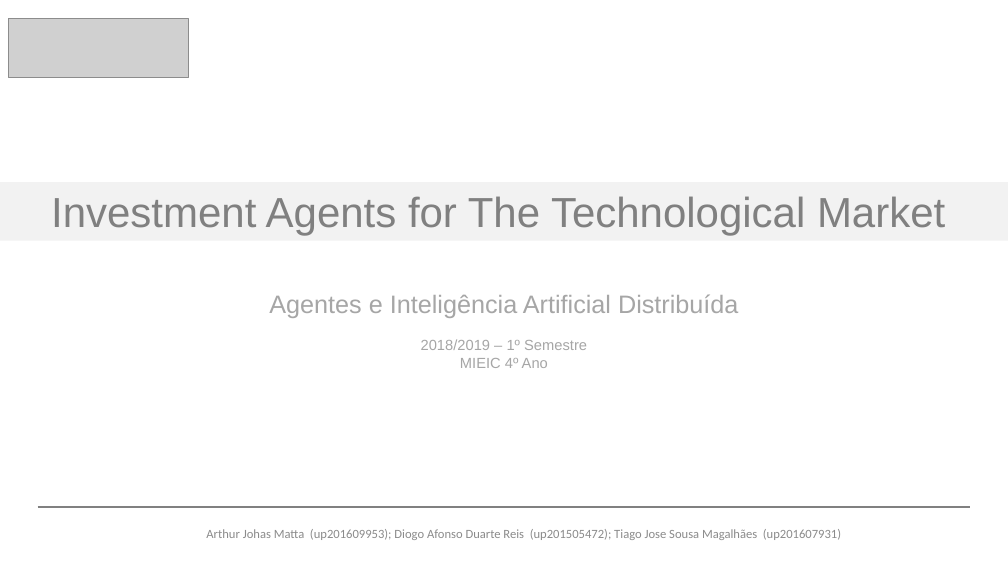
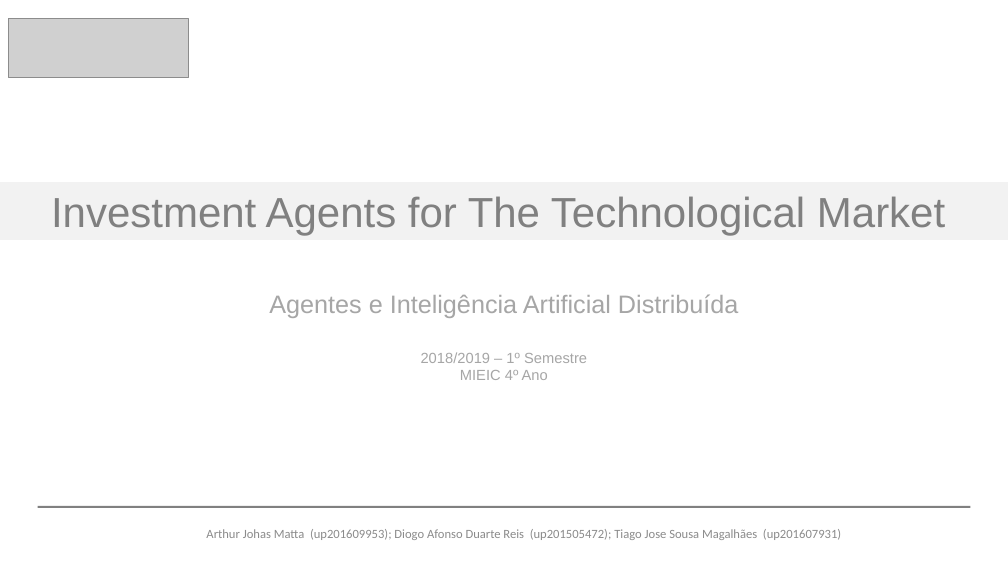
Before and after one commit to Antypurus/AIAD, a slide deck: slide 1 of docs/Presentation1.pptx. Drawn at 1008x567 pixels with LibreOffice and Linux fonts; fonts in the diff are those of the drawing; grey boxes stand for pictures. Boxes give left, top, right and bottom in pixels: in the first picture for what was removed or moved away, otherwise in the second. Text is boxed around its words. In the diff, an @@ line names an element or a change of style, - is before the commit and + after.

```diff
--- a/docs/Presentation1.pptx
+++ b/docs/Presentation1.pptx
@@ text "Agentes e Inteligência Artificial Distribuída" rewrapped from (269,294,738,368) to (269,294,738,380) @@
@@ text "Arthur Johas Matta (up201609953); Diogo ..." at (206,529,841,540): text colour #8C8C8C to #8B8B8B @@
```
Also in this commit, not shown: 3 other slides changed.
